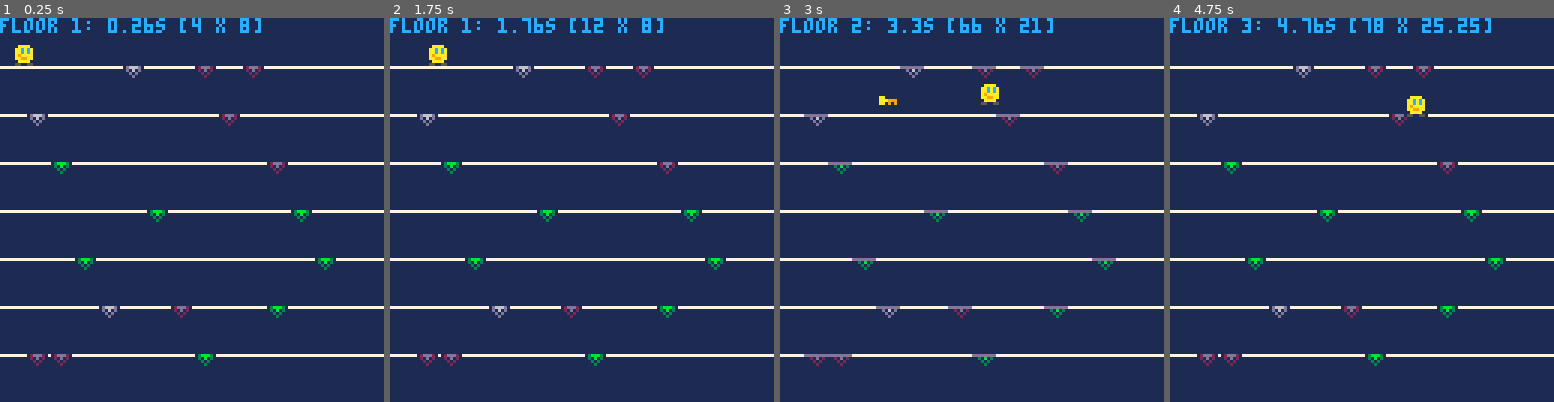
Above: before the commit, frames 1-4 (left to right).
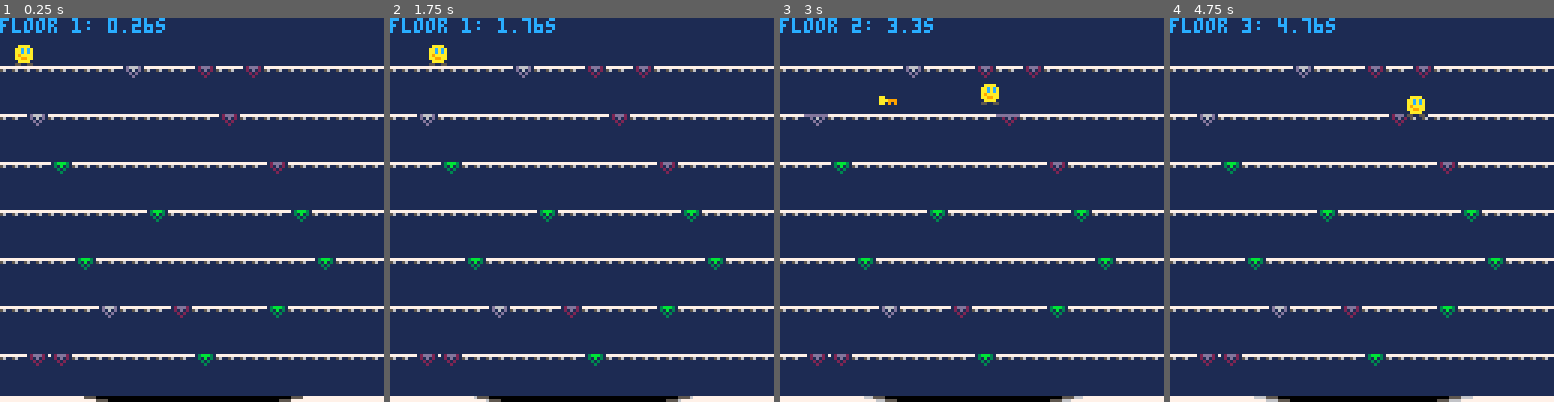
Above: after the commit, the same moments.

Repository: broquaint/pico8-carts
Game: PICO-8 cartridge firstone.p8
Two runs of this game, one before a commit and one after it. Both use one fixed random seed, a clock stepped at 60 frames per second and the inputs below.
Inputs:
- Up to frame 1 (0.25 s): no input
- Up to frame 2 (1.75 s): hold Right from 1.6 s (still down)
- Up to frame 3 (3 s): release Right at 2.1 s; hold Up 2.15-2.42 s; hold Right from 2.47 s (still down)
- Up to frame 4 (4.75 s): release Right at 3.03 s; hold Left 3.08-3.58 s; hold Right 4.02-4.68 s; hold Up from 4.73 s (still down)

The runs differ from the first frame. In frame 1, 4.2% of the frame differs, in the area x 0-100%, y 0-100%; in frame 2, 4.2%; in frame 3, 4.9%; in frame 4, 4.4%.

Commit message:
Introduce the void
Now there's a visual, if not functioning, end to the level.

Diff:
--- a/firstone.p8
+++ b/firstone.p8
@@ -58,9 +58,19 @@
 
 function fall()
    y += dy
-   if((y + 8) % 16 == 0) then
+   local sy = y + 8
+   if(floor < 8 and sy % 16 == 0) then
       falling = false
       dy = 0
+   elseif(flr(sy) >= 126) then
+      if(dy == 0 and y >= 118) then
+         y += 2
+         in_void = true
+      else
+         y = 118
+         falling = false
+         dy = 0
+      end
    end
 end
 
@@ -118,9 +128,16 @@
       fall()
    end
 
-   if(y == 120) then
-      gamestate = 'end of level'
-      if(lvldone == nil) lvldone = t()
+   if(y >= 118) then
+      local running_time = t() - begin
+      local void_x1 = 32 + flr(running_time)
+      local void_x2 = 96 - flr(running_time)
+
+      if(x + 8 > void_x1 and x < void_x2) then
+         fall()
+         gamestate = 'end of level'
+         if(lvldone == nil) lvldone = t()
+      end
    end
 end
 
@@ -139,41 +156,66 @@
    end
 end
 
+function draw_void(running_time)
+   -- Draw the void layer.
+   line(0, 126, 128, 126, 7)
+   line(0, 127, 128, 127, 7)
+   line(28, 126, 100, 126, 6)
+   line(32, 127, 96, 127, 6)
+
+   local void_x1 = 32 + flr(running_time)
+   local void_x2 = 96 - flr(running_time)
+   if(void_x1 <= 64) then
+      line(void_x1 - 4, 126, void_x2 + 4, 126, 5)
+      line(void_x1, 126, void_x2, 126, 0)
+   end
+   if(void_x1 <= 60) then
+      line(void_x1, 127, void_x2, 127, 5)
+      line(void_x1 + 4, 127, void_x2 - 4, 127, 0)
+   end
+end
+
 function _draw()
    cls(1)
+   map(1)
 
    for iy=1,7 do
       local liney = iy * 16
-      line(0, liney, 128, liney, 7)
+      -- line(0, liney, 128, liney, 7)
 
       for gap in all(gapset[iy]) do
-         if(floor_locked) then
+         if(floor_locked and floor == iy) then
             spr(gap[3], gap[1], liney)
             line(gap[1], liney, gap[2] - 1, liney, 13)
          else
-            line(gap[1], liney, gap[2] - 1, liney, 1)
+            -- line(gap[1], liney, gap[2] - 1, liney, 1)
             spr(gap[3], gap[1], liney)
          end
       end
    end
 
+   local running_time = t() - begin
+   draw_void(running_time)
+
    if(floor_locked) then
       draw_key_at(key_at[1], key_at[2])
    end
 
    spr(facing, x, y)
+   -- rect(x,y,x+8,y+8,7)
 
    local lvltime = nil
    local msg = ''
    if(gamestate == 'running') then
-      lvltime = nice_time(t() - begin)
+      lvltime = nice_time(running_time)
       msg = 'floor ' .. floor
    else
       lvltime = nice_time(lvldone - begin)
       msg = 'completed'
    end
 
-   print(msg .. ': '.. lvltime .. 's [' .. x .. " x " .. y .. '] ', 0, 0, 12)
+--   print(msg .. ': '.. lvltime .. 's [' .. x .. " x " .. y .. '] ', 0, 0, 12)
+   print(msg .. ': '.. lvltime .. 's', 0, 0, 12)
 end
 
 function nice_time(inms)
@@ -261,21 +303,62 @@
 
 
 
+…(24 lines of a section not shown)…
 __gff__
-0000010000020400000000000000000000000000000000000000000000000000000000000000000000000000000000000000000000000000000000000000000000000000000000000000000000000000000000000000000000000000000000000000000000000000000000000000000000000000000000000000000000000000
+0000010000020400000000000000000000000000000000000000000000000000000000000808000000000000000000000000000000000000000000000000000000000000000000000000000000000000000000000000000000000000000000000000000000000000000000000000000000000000000000000000000000000000
 0000000000000000000000000000000000000000000000000000000000000000000000000000000000000000000000000000000000000000000000000000000000000000000000000000000000000000000000000000000000000000000000000000000000000000000000000000000000000000000000000000000000000000
-…(15 lines of a section not shown)…
+__map__
+2626262223262626262223000000000000000000000000000000000000000000000000000000000000000000000000000000000000000000000000000000000000000000000000000000000000000000000000000000000000000000000000000000000000000000000000000000000000000000000000000000000000000000
+2626262626262626262626000000000000000000000000000000000000000000000000000000000000000000000000000000000000000000000000000000000000000000000000000000000000000000000000000000000000000000000000000000000000000000000000000000000000000000000000000000000000000000
+2425242524252425242524252525252525252425000000000000000000000000000000000000000000000000000000000000000000000000000000000000000000000000000000000000000000000000000000000000000000000000000000000000000000000000000000000000000000000000000000000000000000000000
+3435343534353435343534170000000000003435000000000000000000000000000000000000000000000000000000000000000000000000000000000000000000000000000000000000000000000000000000000000000000000000000000000000000000000000000000000000000000000000000000000000000000000000
+2424242424242424242424242525252525252425000000000000000000000000000000000000000000000000000000000000000000000000000000000000000000000000000000000000000000000000000000000000000000000000000000000000000000000000000000000000000000000000000000000000000000000000
+2222222200000000000000000000000000003435000000000000000000000000000000000000000000000000000000000000000000000000000000000000000000000000000000000000000000000000000000000000000000000000000000000000000000000000000000000000000000000000000000000000000000000000
+2425242524252425242524252425242524242425000000000000000000000000000000000000000000000000000000000000000000000000000000000000000000000000000000000000000000000000000000000000000000000000000000000000000000000000000000000000000000000000000000000000000000000000
+3435343534353435343534353435343534343435000000000000000000000000000000000000000000000000000000000000000000000000000000000000000000000000000000000000000000000000000000000000000000000000000000000000000000000000000000000000000000000000000000000000000000000000
+2425242524252425242524252425242524252425000000000000000000000000000000000000000000000000000000000000000000000000000000000000000000000000000000000000000000000000000000000000000000000000000000000000000000000000000000000000000000000000000000000000000000000000
+3435343534353435343534353435343534353435000000000000000000000000000000000000000000000000000000000000000000000000000000000000000000000000000000000000000000000000000000000000000000000000000000000000000000000000000000000000000000000000000000000000000000000000
+2425242524252425242524252425242524252425000000000000000000000000000000000000000000000000000000000000000000000000000000000000000000000000000000000000000000000000000000000000000000000000000000000000000000000000000000000000000000000000000000000000000000000000
+3435343534353435343534353435343534353435000000000000000000000000000000000000000000000000000000000000000000000000000000000000000000000000000000000000000000000000000000000000000000000000000000000000000000000000000000000000000000000000000000000000000000000000
+2425242524252425242524252425242524252425000000000000000000000000000000000000000000000000000000000000000000000000000000000000000000000000000000000000000000000000000000000000000000000000000000000000000000000000000000000000000000000000000000000000000000000000
+3435343534353435343534353435343534353435000000000000000000000000000000000000000000000000000000000000000000000000000000000000000000000000000000000000000000000000000000000000000000000000000000000000000000000000000000000000000000000000000000000000000000000000
+2425242524252425242524252425242524252425240000000000000000000000000000000000000000000000000000000000000000000000000000000000000000000000000000000000000000000000000000000000000000000000000000000000000000000000000000000000000000000000000000000000000000000000
+3435343534353435343534353435343534353435340000000000000000000000000000000000000000000000000000000000000000000000000000000000000000000000000000000000000000000000000000000000000000000000000000000000000000000000000000000000000000000000000000000000000000000000
+…(15 lines of a section not shown)…
Not shown, changed: 24 lines of the sprite sheet (__gfx__) section of firstone.p8
